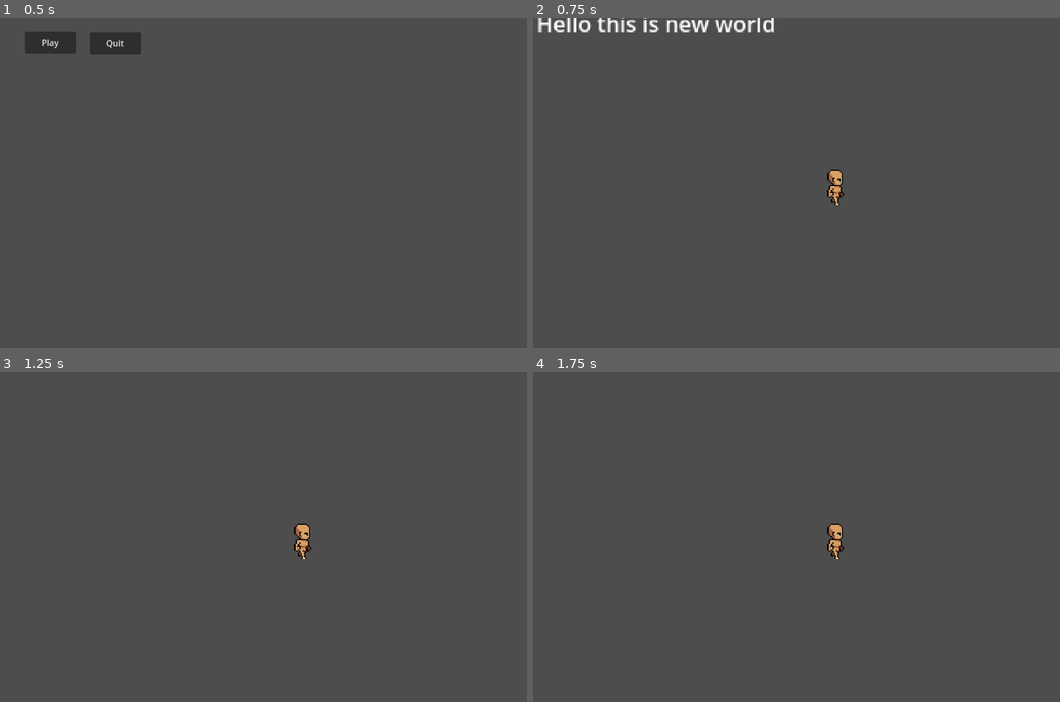
Above: before the commit, frames 1-4 (two rows, left to right).
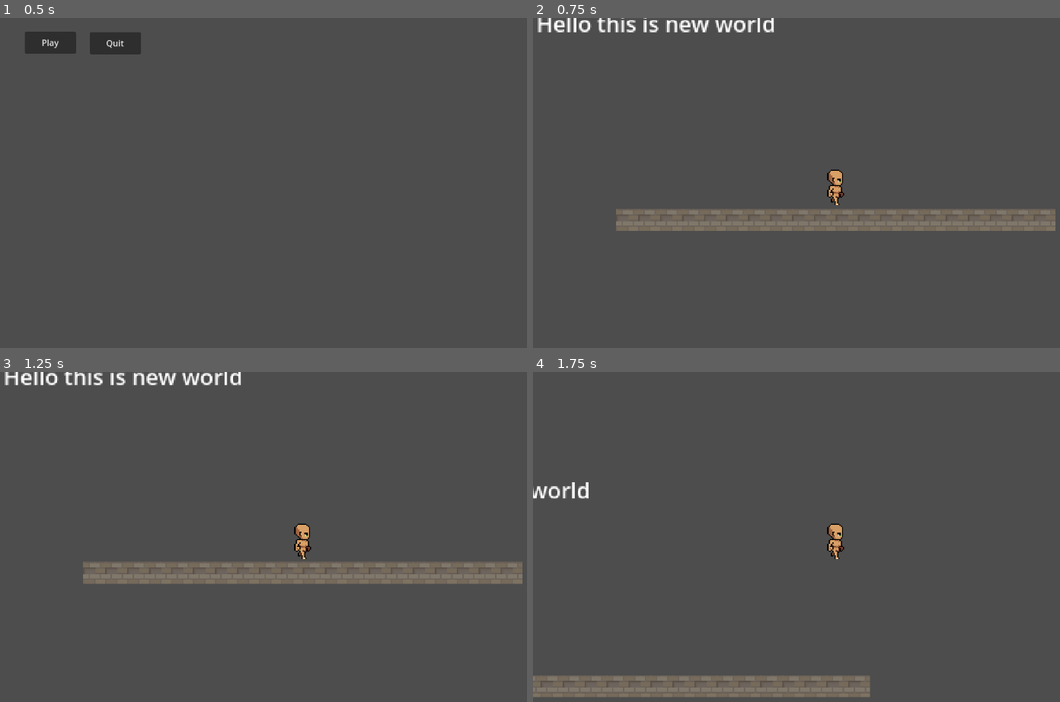
Above: after the commit, the same moments.

Repository: TalJa1/godot-test
Game: Godot game, scene res://screens/main.tscn
Two runs of this game, one before a commit and one after it. Both use one fixed random seed, a clock stepped at 60 frames per second and the inputs below.
Inputs:
- Up to frame 1 (0.5 s): no input
- Up to frame 2 (0.75 s): click "Play" at 0.5 s
- Up to frame 3 (1.25 s): no input
- Up to frame 4 (1.75 s): tap Enter (ui_accept) at 1.25, 1.52 s; hold Right (ui_right) from 1.28 s (still down)

Frame 1 is identical in both runs. In frame 2, 5.4% of the frame differs, in the area x 15-100%, y 57-65%; in frame 3, 6.1%, in the area x 0-100%, y 0-65%; in frame 4, 4.2%.

Commit message:
Update player and game scene configurations for improved collision handling and character positioning

Diff:
--- a/screens/games.tscn
+++ b/screens/games.tscn
@@ -317,8 +317,11 @@
 12:0/0 = 0
 13:0/0 = 0
 16:0/0 = 0
+16:0/0/physics_layer_0/polygon_0/points = PackedVector2Array(-8, -8, 8, -8, 8, 8, -8, 8)
 17:0/0 = 0
+17:0/0/physics_layer_0/polygon_0/points = PackedVector2Array(-8, -8, 8, -8, 8, 8, -8, 8)
 18:0/0 = 0
+18:0/0/physics_layer_0/polygon_0/points = PackedVector2Array(-8, -8, 8, -8, 8, 8, -8, 8)
 0:1/0 = 0
 1:1/0 = 0
 3:1/0 = 0
@@ -1528,6 +1531,7 @@
 8:14/0 = 0
 
 [sub_resource type="TileSet" id="TileSet_w5k24"]
+physics_layer_0/collision_layer = 1
 sources/0 = SubResource("TileSetAtlasSource_7lj7r")
 sources/1 = SubResource("TileSetAtlasSource_cqofr")
 sources/2 = SubResource("TileSetAtlasSource_7vx7k")
@@ -1552,3 +1556,4 @@
 position = Vector2(-62, 117)
 tile_set = SubResource("TileSet_w5k24")
 format = 2
+layer_0/tile_data = PackedInt32Array(-1, 1114113, 0, -65536, 1114113, 0, -65535, 1114113, 0, -65534, 1114113, 0, -65533, 1114113, 0, -65532, 1114113, 0, -65531, 1114113, 0, -65530, 1114113, 0, -65529, 1114113, 0, -65528, 1114113, 0, -65527, 1114113, 0, -65526, 1114113, 0, -65525, 1114113, 0, -65524, 1114113, 0, -65523, 1114113, 0, -65522, 1114113, 0, -3, 1114113, 0, -2, 1114113, 0, -65521, 1114113, 0, -65520, 1114113, 0)
--- a/screens/player/player.tscn
+++ b/screens/player/player.tscn
@@ -646,7 +646,7 @@
 }]
 
 [node name="CharacterBody2D" type="CharacterBody2D"]
-position = Vector2(99, 56)
+position = Vector2(180, 90)
 script = ExtResource("1_5vgg8")
 
 [node name="CollisionShape2D" type="CollisionShape2D" parent="."]
Not shown: 1 places in screens/player/player.tscn that only renumber resources
